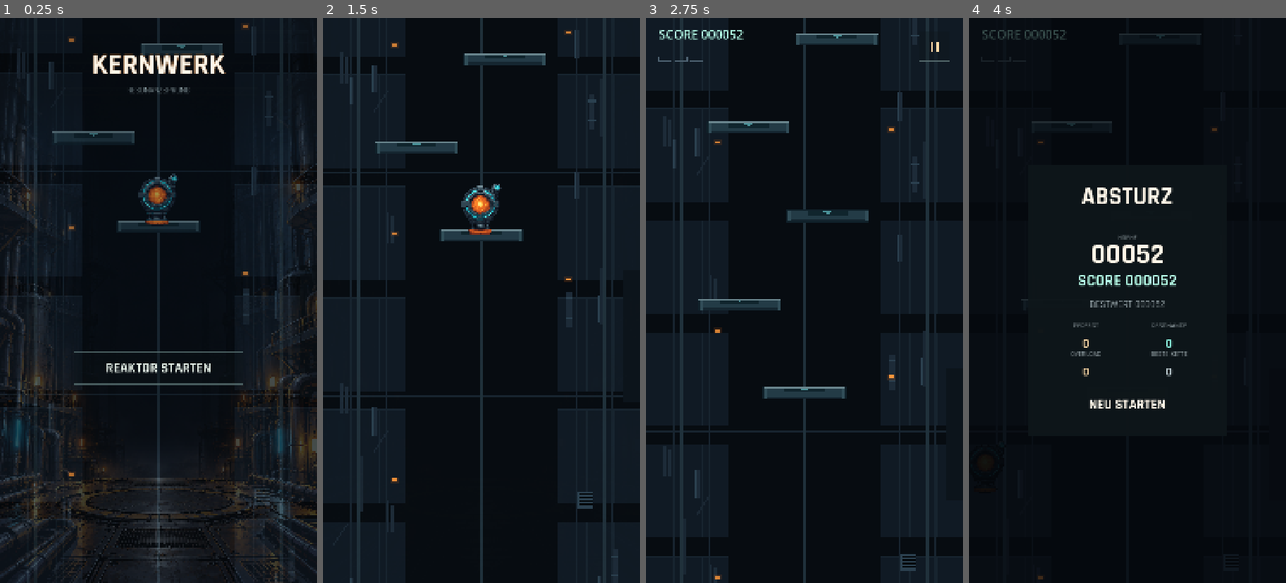
Above: before the commit, frames 1-4 (left to right).
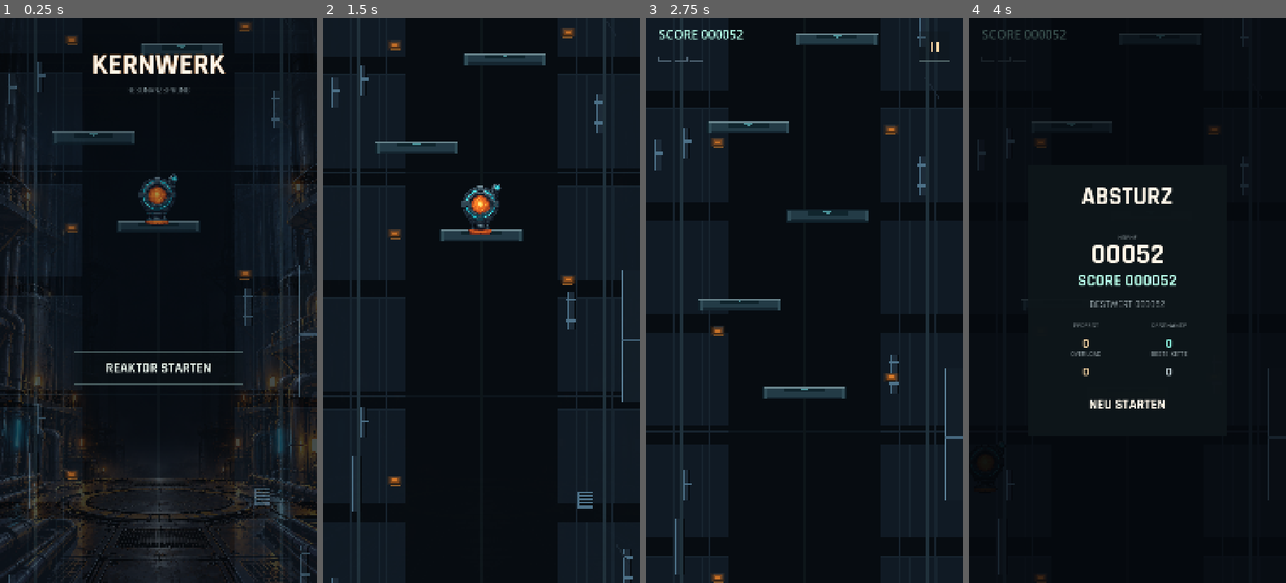
Above: after the commit, the same moments.

Repository: ScriptByFei/kernwerk-godot
Game: Godot game, scene res://scenes/game/game.tscn
Same seed, same stepped clock (60 frames per second), same inputs: the game is played once before the commit and once after it.
Inputs (mouse positions are in pixels of both pictures, inside the frame that each line leads up to):
- Up to frame 1 (0.25 s): no input
- Up to frame 2 (1.5 s): tap Enter at 0.5 s; move the mouse to (551, 272) at 0.52 s; hold D (move_right) 0.53-1.25 s; click (551, 272) at 0.67 s; drag from (418, 328) to (465, 413) at 1.27 s
- Up to frame 3 (2.75 s): move the mouse to (836, 176) at 2.02 s; hold A (move_left) from 2.03 s (still down)
- Up to frame 4 (4 s): release A (move_left) at 2.75 s; drag from (1111, 413) to (1032, 215) at 2.77 s; move the mouse to (1222, 385) at 3.52 s; hold D (move_right) from 3.53 s (still down)

The runs differ from the first frame. In frame 1, 1.2% of the frame differs, in the area x 2-100%, y 0-100%; in frame 2, 2.1%; in frame 3, 2.0%; in frame 4, 0.4%.

Commit message:
polish(jump): Reaktorschacht koerperlicher und ruhiger
Ueberarbeitung nach vier visuellen Abnahmerunden (pixel-builder/Astra).

Volumen statt Linien: Randtraeger und Rohre haben jetzt Koerper, eine
breite Lichtkante, Flansche und eine dunkle Seitenflaeche. Rohre von
14-18 auf 24-30 Weltpixel verdoppelt - darunter lesen sie sich auf dem
Telefon als Striche, nicht als Rohre. Die Flaechen bleiben dabei dunkel:
ein erster Versuch, sie aufzuhellen, hob den Mittelwert an die Referenz,
senkte aber den Kontrast Plattform/Hintergrund von 1.81:1 auf 1.45:1,
weil die Rohrfarbe fast die Luminanz des Plattformkoerpers hatte. Erst
die Spannweite aus dunkler Flaeche und heller Kante bringt Volumen, ohne
den Vordergrund zu verdecken.

Weniger Streifen: vier auf zwei Rohre je Kachel, Kabelkanal nur noch in
jeder zweiten, Streben nur noch in jeder dritten Kachel. Das adressiert
den bemaengelten "Strichcode-Eindruck" der Raender und senkt die
Zeichenlast von 618 auf 528 Primitive je Bild.

Wartungslichter beleuchten ihre Umgebung: jede Lampe sitzt auf einer
Metallplatte mit dreistufigem Lichtschein und beleuchteter Unterkante.
Vorher fiel der Schein auf die ferne Wand - dort ist keine Flaeche, denn
die Lampen haengen bei x=246/834, die Wandtraeger liegen bei 0-62 und
1018-1080.

Linien zurueckgenommen: die mittlere Schachtlinie liegt genau hinter dem
Reaktor und wirkte wie eine Fuehrungsschiene; sie ist jetzt auf 45 %
gedaempft (SHAFT_CENTER_DIM). Die waagerechten Wandfugen behalten an den
Raendern ihren Kontrast, treten in der Spielmitte aber zurueck.

Dabei behoben: die Randlaternen waren mit r=250 heller als der
Reaktorkern (r=235) - schon vor dieser Aenderung. LAMP_CORE von ff9a3c
auf d97b2a; der Hintergrund darf nie heller leuchten als der Spieler.

Gemessen: Kontrast Plattform/Hintergrund unveraendert 1.81:1,
Spitzlichter p99 von 70 auf 105 (Referenz 124). Gate PASS, 20 Suiten,
76 Randfall-Checks.

Diff:
--- a/scripts/game/game.gd
+++ b/scripts/game/game.gd
@@ -710,8 +710,19 @@
 	# nichts und laesst sich headless pruefen.
 	ShaftBackground.draw(self, visible_rect, zone_index, _background_time)
 	var shaft_color := JumpConfig.zone_color(JumpConfig.ZONE_SHAFT_COLORS, zone_height)
-	for shaft_x in [120.0, 540.0, 960.0]:
+	# Die MITTLERE Linie liegt exakt hinter dem Reaktor. In voller Staerke liest
+	# sie sich wie eine Fuehrungsschiene, an der der Kern haengt, und sie bleibt
+	# beim Zonenwechsel als einzige Kontur stehen. Deshalb deutlich schwaecher:
+	# sie gliedert die Flaeche, ohne die Spielbahn zu markieren. Die Randlinien
+	# behalten ihre Staerke — sie rahmen das Bild.
+	var center_shaft_color := Color(
+		shaft_color.r * JumpConfig.SHAFT_CENTER_DIM,
+		shaft_color.g * JumpConfig.SHAFT_CENTER_DIM,
+		shaft_color.b * JumpConfig.SHAFT_CENTER_DIM,
+		shaft_color.a)
+	for shaft_x in [120.0, 960.0]:
 		draw_line(Vector2(shaft_x, visible_rect.position.y), Vector2(shaft_x, visible_rect.end.y), shaft_color, 8.0)
+	draw_line(Vector2(540.0, visible_rect.position.y), Vector2(540.0, visible_rect.end.y), center_shaft_color, 8.0)
 	if _phase == Phase.PLAYING:
 		# HUD liegt in einer eigenen CanvasLayer (ResonanceHud), damit
 		# vorbeiziehende Plattformen den Text nicht ueberdecken.
--- a/scripts/jump/jump_config.gd
+++ b/scripts/jump/jump_config.gd
@@ -124,6 +124,11 @@
 	Color("191321"),
 	Color("1b1919"),
 ]
+## Daempfung der mittleren Schachtlinie. Sie laeuft hinter dem Spieler; in
+## voller Staerke wirkt sie wie eine Fuehrungsschiene und markiert die
+## Sprungbahn. 0.45 haelt sie als Gliederung lesbar, nimmt ihr aber die
+## Dominanz (Astras Hinweis: "technische Hilfslinie").
+const SHAFT_CENTER_DIM := 0.45
 const ZONE_SHAFT_COLORS := [
 	Color("20313b"),
 	Color("244047"),
--- a/scripts/jump/shaft_background.gd
+++ b/scripts/jump/shaft_background.gd
@@ -45,17 +45,40 @@
 # --- Farben ---------------------------------------------------------------
 # Alle Werte deutlich dunkler als Plattformen (233b46) und Resonanzband
 # (315c65), damit der Vordergrund in jedem Fall lesbar bleibt.
+## Volumen statt Helligkeit (13.09.2026).
+##
+## Erster Versuch war, die FLAECHEN aufzuhellen (Paneele 16242f, Rohre 26394a).
+## Ergebnis: Mittelwert 19,5 -> 23,5 nahe an der Referenz (26,3), ABER der
+## Kontrast Plattform/Hintergrund fiel von 1,81:1 auf 1,45:1. Ursache gemessen:
+## MID_PIPE 26394a hat fast genau die Luminanz des Plattformkoerpers 233b46 —
+## Hintergrund und Vordergrund verschmolzen. Genau davor hatte die Abnahme
+## gewarnt ("Plattformen verwenden dieselbe blaugraue Farbfamilie").
+##
+## Richtig ist die SPANNWEITE: dunkle Flaechen, deutlich helle Kanten. Das
+## erzeugt Volumen (Astras Punkt 1) und haelt den Vordergrund frei. Die Kanten
+## liegen deshalb bei 4d7188/46677e, die Flaechen bleiben bei 1d2b38/101a24.
+## Faustregel: Hintergrund nie in die Farbfamilie des Vordergrunds aufhellen.
 const FAR_WALL := Color("070c11")
 const FAR_PANEL := Color("101a24")
 const FAR_SEAM := Color("17242f")
 const MID_PIPE := Color("1d2b38")
-const MID_PIPE_EDGE := Color("2b404f")
+const MID_PIPE_EDGE := Color("4d7188")
 const MID_TRUSS := Color("1a2733")
-const NEAR_BEAM := Color("0c141b")
-const NEAR_EDGE := Color("263644")
+const NEAR_BEAM := Color("101a24")
+const NEAR_EDGE := Color("46677e")
+## Helle Metallkante: fängt das Licht der Wartungslampen ein. Ohne sie bleibt
+## jedes Bauteil eine Flaeche ohne Materialitaet.
+const NEAR_HIGHLIGHT := Color("5d8299")
+## Warmes Licht auf der Wand. Wird NUR als duenne Schicht ueber bestehende
+## Bauteile gelegt, nie als eigene Flaeche — sonst leuchtet der Schacht.
+const LAMP_WASH := Color("a85a1c")
 const VENT_SLOT := Color("04080b")
-const LAMP_CORE := Color("ff9a3c")
-const LAMP_GLOW := Color("c25f1c")
+## Helligkeit der Randlaterne gedeckelt. Vorher stand sie auf ff9a3c (r=255)
+## und war damit HELLER als der Reaktorkern (r=235) — nachgemessen im Bild:
+## Randlaterne r=250 gegen Kern r=235. Der Hintergrund darf nicht heller
+## leuchten als der Spieler. Jetzt bleibt der Kern der hellste warme Punkt.
+const LAMP_CORE := Color("d97b2a")
+const LAMP_GLOW := Color("9c4c16")
 const STEAM := Color("8fa4ad")
 
 ## Parallaxfaktor einer Ebene.
@@ -227,10 +250,17 @@
 	# einen Schacht aus uebereinanderliegenden Segmenten. Bewusst VOLLE Breite —
 	# eine Fuge ist keine gesetzte Einzelheit, sondern die Segmentkante der Wand;
 	# endete sie an der Ruhezone, entstuende dort ein Loch.
+	var seam_quiet := _fade(Color("0d151c"), alpha)
 	for offset in range(count):
 		var index := first + offset
 		var top := tile_world_y(layer, cam_y, index)
-		canvas.draw_rect(Rect2(0.0, top, width, 4.0), seam, true)
+		# Die Fuge laeuft weiterhin ueber die volle Breite (sonst entstuende ein
+		# Loch), aber in der ruhigen Mitte mit geringerem Kontrast. Eine Fuge mit
+		# identischem Kontrast quer durch die Spielbahn erzeugt den Gitter-
+		# charakter, den die Abnahme bemaengelt hat.
+		canvas.draw_rect(Rect2(0.0, top, width * 0.5 - QUIET_HALF_WIDTH, 4.0), seam, true)
+		canvas.draw_rect(Rect2(width * 0.5 - QUIET_HALF_WIDTH, top, QUIET_HALF_WIDTH * 2.0, 4.0), seam_quiet, true)
+		canvas.draw_rect(Rect2(width * 0.5 + QUIET_HALF_WIDTH, top, width * 0.5 - QUIET_HALF_WIDTH, 4.0), seam, true)
 
 ## Mittlere Technik: Rohre, Kabelkanaele, Streben. Nur links und rechts.
 static func _draw_mid_layer(canvas: CanvasItem, visible_rect: Rect2, width: float, alpha: float, time: float) -> void:
@@ -242,29 +272,39 @@
 	for offset in range(count):
 		var index := first + offset
 		var top := tile_world_y(layer, cam_y, index)
-		for slot in range(4):
+		# Nur ZWEI Rohre je Kachel statt vier. Die Abnahme hat den "Strichcode-
+		# Eindruck" der Raender bemaengelt: zu viele parallele Einzelstriche.
+		# Wenige, breite Koerper lesen sich als Maschinenbau, viele schmale als
+		# Linienplan. Die eingesparten Zeichenaufrufe gehen in die Breite.
+		for slot in range(2):
 			var pick := tile_pick(layer, index, slot, 3)
-			var side := -1.0 if slot % 2 == 0 else 1.0
-			var x := width * 0.5 + side * (QUIET_HALF_WIDTH + 26.0 + float(pick) * 78.0 + float(slot) * 13.0)
+			var side := -1.0 if slot == 0 else 1.0
+			var x := width * 0.5 + side * (QUIET_HALF_WIDTH + 46.0 + float(pick) * 96.0)
 			if not detail_allowed(x, width):
 				continue
 			var y := top + tile_value(layer, index, slot) * tile
 			if y + 90.0 < visible_rect.position.y or y > visible_rect.end.y:
 				continue
 			_draw_pipe(canvas, x, y, slot, alpha)
-		# Kabelkanal: eine laengere Linie mit Sicken, je Kachel eine.
-		var channel_x := width * 0.5 - (QUIET_HALF_WIDTH + 150.0) if tile_pick(layer, index, 9, 2) == 0 else width * 0.5 + QUIET_HALF_WIDTH + 150.0
-		if detail_allowed(channel_x, width):
-			canvas.draw_rect(Rect2(channel_x - 9.0, top + 40.0, 18.0, tile * 0.30), _fade(MID_TRUSS, alpha), true)
-			canvas.draw_rect(Rect2(channel_x - 9.0, top + 40.0, 2.0, tile * 0.30), _fade(MID_PIPE_EDGE, alpha), true)
+		# Kabelkanal: nur in jeder ZWEITEN Kachel und als breiterer Kasten mit
+		# eigener Schattenseite statt als Linie mit Sicke.
+		if tile_pick(layer, index, 9, 2) == 0:
+			var channel_x := width * 0.5 - (QUIET_HALF_WIDTH + 168.0) if tile_pick(layer, index, 10, 2) == 0 else width * 0.5 + QUIET_HALF_WIDTH + 168.0
+			if detail_allowed(channel_x, width):
+				var ch_h := tile * 0.30
+				canvas.draw_rect(Rect2(channel_x - 16.0, top + 40.0, 32.0, ch_h), _fade(MID_TRUSS, alpha), true)
+				canvas.draw_rect(Rect2(channel_x + 11.0, top + 40.0, 8.0, ch_h), _fade(Color("05090d"), alpha), true)
+				canvas.draw_rect(Rect2(channel_x - 16.0, top + 40.0, 5.0, ch_h), _fade(MID_PIPE_EDGE, alpha), true)
 		# Streben: kurze diagonale Verstrebungen an den Raendern. Nur eine je
 		# Kachel — mehr waere auf dem Telefon ohnehin kaum unterscheidbar.
-		for brace in range(1):
-			var brace_side := -1.0 if brace == 0 else 1.0
-			var bx := width * 0.5 + brace_side * (QUIET_HALF_WIDTH + 60.0 + float(tile_pick(layer, index, brace, 4)) * 46.0)
+		# Streben nur noch in jeder dritten Kachel: sie waren der zweite
+		# Streifenrhythmus neben den Rohren.
+		if tile_pick(layer, index, 25, 3) == 0:
+			var brace_side := -1.0 if tile_pick(layer, index, 26, 2) == 0 else 1.0
+			var bx := width * 0.5 + brace_side * (QUIET_HALF_WIDTH + 60.0 + float(tile_pick(layer, index, 0, 4)) * 46.0)
 			if not detail_allowed(bx, width):
 				continue
-			var by := top + tile_value(layer, index, brace + 20) * tile
+			var by := top + tile_value(layer, index, 21) * tile
 			if by + 70.0 < visible_rect.position.y or by > visible_rect.end.y:
 				continue
 			canvas.draw_line(Vector2(bx, by), Vector2(bx + brace_side * 46.0, by + 70.0), _fade(MID_TRUSS, alpha), 5.0)
@@ -283,17 +323,38 @@
 static func _draw_pipe(canvas: CanvasItem, x: float, y: float, variant: int, alpha: float) -> void:
 	var body := _fade(MID_PIPE, alpha)
 	var edge := _fade(MID_PIPE_EDGE, alpha)
+	var lit := _fade(MID_PIPE_EDGE, alpha)
+	var shadow := _fade(Color("05090d"), alpha)
+	# Rohre deutlich dicker (13.09.2026): vorher 14-18 Weltpixel = 5,6-7,2
+	# Geraetepixel. Auf dem Telefon lasen sie sich als duenne Linien, nicht als
+	# Rohre (Astras Befund "Strichcode-Eindruck"). Jetzt 24-30 Weltpixel =
+	# 9,6-11,9 Geraetepixel; damit bleibt Platz fuer Koerper, Lichtkante und
+	# Schlagschatten nebeneinander.
+	#
+	# Aufbau je Rohr von links nach rechts: Koerper, breite Lichtkante,
+	# Flansch/Verbindung, dunkler Schlagschatten. Die Lichtkante liegt bei
+	# 7 Weltpixeln (2,8 Geraetepixel) — schmaler waere sie unsichtbar.
+	var lit_w := 7.0
+	var shade_w := 5.0
 	match variant % 3:
 		0:
-			canvas.draw_rect(Rect2(x - 7.0, y, 14.0, 96.0), body, true)
-			canvas.draw_rect(Rect2(x - 7.0, y, 4.0, 96.0), edge, true)
+			canvas.draw_rect(Rect2(x - 12.0, y, 24.0, 104.0), body, true)
+			canvas.draw_rect(Rect2(x - 12.0, y, lit_w, 104.0), lit, true)
+			canvas.draw_rect(Rect2(x + 7.0, y, shade_w, 104.0), shadow, true)
+			# Flansch in der Mitte: unterbricht die Senkrechte.
+			canvas.draw_rect(Rect2(x - 16.0, y + 44.0, 32.0, 8.0), lit, true)
 		1:
-			canvas.draw_rect(Rect2(x - 9.0, y, 18.0, 120.0), body, true)
-			canvas.draw_rect(Rect2(x - 13.0, y + 18.0, 26.0, 6.0), edge, true)
-			canvas.draw_rect(Rect2(x - 13.0, y + 86.0, 26.0, 6.0), edge, true)
+			canvas.draw_rect(Rect2(x - 14.0, y, 28.0, 128.0), body, true)
+			canvas.draw_rect(Rect2(x - 14.0, y, lit_w, 128.0), lit, true)
+			canvas.draw_rect(Rect2(x + 9.0, y, shade_w, 128.0), shadow, true)
+			canvas.draw_rect(Rect2(x - 18.0, y + 22.0, 36.0, 8.0), lit, true)
+			canvas.draw_rect(Rect2(x - 18.0, y + 92.0, 36.0, 8.0), lit, true)
 		_:
-			canvas.draw_rect(Rect2(x - 12.0, y, 9.0, 104.0), body, true)
-			canvas.draw_rect(Rect2(x + 3.0, y + 12.0, 9.0, 92.0), body, true)
+			canvas.draw_rect(Rect2(x - 18.0, y, 15.0, 108.0), body, true)
+			canvas.draw_rect(Rect2(x - 18.0, y, lit_w, 108.0), lit, true)
+			canvas.draw_rect(Rect2(x + 4.0, y + 14.0, 14.0, 94.0), body, true)
+			canvas.draw_rect(Rect2(x + 4.0, y + 14.0, lit_w, 94.0), lit, true)
+			canvas.draw_rect(Rect2(x + 13.0, y + 14.0, shade_w, 94.0), shadow, true)
 
 ## Nahe Konstruktionen: wenige, kraeftige Balken und Stege am aeussersten Rand.
 ## Bewusst sparsam — diese Ebene ist die staerkste und darf nicht ueberwiegen.
@@ -308,13 +369,29 @@
 	for offset in range(count):
 		var index := first + offset
 		var top := tile_world_y(layer, cam_y, index)
-		# Ein Randtraeger je Seite, nicht in jeder Kachel — sonst wird es voll.
+		# Randtraeger als VOLUMEN, nicht als Linie. Aufbau von hinten nach vorn:
+		# dunkle Rueckwand -> Traegerkoerper -> dunkle Seitenflaeche -> Lichtkante.
+		# Die Lichtkante sitzt auf der dem Schacht zugewandten Seite, damit alle
+		# Traeger aus derselben Richtung beleuchtet wirken.
 		if tile_pick(layer, index, 0, 3) == 0:
-			canvas.draw_rect(Rect2(0.0, top, 54.0, tile * 0.55), beam, true)
-			canvas.draw_rect(Rect2(52.0, top, 2.0, tile * 0.55), edge, true)
+			var left_h := tile * 0.55
+			canvas.draw_rect(Rect2(0.0, top, 62.0, left_h), beam, true)
+			canvas.draw_rect(Rect2(0.0, top, 46.0, left_h), _fade(Color("131e28"), alpha), true)
+			canvas.draw_rect(Rect2(46.0, top, 4.0, left_h), edge, true)
+			# 6 Weltpixel = 2,4 Geraetepixel. Bei 4 px waere die Kante auf dem
+			# Telefon unter 2 px und damit kein sichtbares Volumen.
+			canvas.draw_rect(Rect2(56.0, top, 6.0, left_h), _fade(NEAR_HIGHLIGHT, alpha), true)
+			# Querriegel: unterbricht die Senkrechte und laesst den Traeger
+			# konstruiert statt gezeichnet wirken.
+			canvas.draw_rect(Rect2(0.0, top + left_h * 0.42, 62.0, 7.0), edge, true)
 		if tile_pick(layer, index, 1, 3) == 1:
-			canvas.draw_rect(Rect2(width - 58.0, top + tile * 0.25, 58.0, tile * 0.5), beam, true)
-			canvas.draw_rect(Rect2(width - 58.0, top + tile * 0.25, 2.0, tile * 0.5), edge, true)
+			var ry := top + tile * 0.25
+			var right_h := tile * 0.5
+			canvas.draw_rect(Rect2(width - 66.0, ry, 66.0, right_h), beam, true)
+			canvas.draw_rect(Rect2(width - 50.0, ry, 50.0, right_h), _fade(Color("131e28"), alpha), true)
+			canvas.draw_rect(Rect2(width - 54.0, ry, 4.0, right_h), edge, true)
+			canvas.draw_rect(Rect2(width - 62.0, ry, 6.0, right_h), _fade(NEAR_HIGHLIGHT, alpha), true)
+			canvas.draw_rect(Rect2(width - 66.0, ry + right_h * 0.52, 66.0, 7.0), edge, true)
 		# Wartungssteg: schmale waagerechte Platte mit Gelaenderlinie.
 		if tile_pick(layer, index, 2, 4) == 0:
 			var side := -1.0 if tile_pick(layer, index, 3, 2) == 0 else 1.0
@@ -375,10 +452,36 @@
 	var flicker := 0.88 + 0.12 * sin(phase * 0.7)
 	var core := _fade(LAMP_CORE, alpha * flicker)
 	var glow := _fade(LAMP_GLOW, alpha * 0.20 * flicker)
+	# Die Lampe sitzt auf einem Halter, und ihr Licht faellt auf DIESEN Halter.
+	#
+	# Vorher lag der Schein als weicher Fleck auf der fernen Wand — dort ist
+	# keine Flaeche, also las er sich nicht als Licht auf Material (Astras
+	# Befund: "orange Leuchtmarkierungen statt raeumlich wirksamer
+	# Lichtquellen"). Die Lampen haengen an x=246/834, die Wandtraeger liegen
+	# bei 0-62 und 1018-1080 — es gab schlicht nichts, worauf das Licht fallen
+	# konnte. Deshalb bringt die Lampe ihren Halter jetzt mit:
+	# Metallplatte -> dunkle Unterseite -> warme Lichtflaeche in drei Stufen
+	# -> helle Metallkante unter dem Licht.
+	var plate_w := 34.0
+	var plate_h := 30.0
+	canvas.draw_rect(Rect2(x - plate_w * 0.5, y - plate_h * 0.5, plate_w, plate_h), _fade(MID_TRUSS, alpha), true)
+	canvas.draw_rect(Rect2(x - plate_w * 0.5, y + plate_h * 0.18, plate_w, plate_h * 0.32), _fade(Color("05090d"), alpha * 0.8), true)
+	# Lichtflaeche in drei Stufen: nah an der Lampe kraeftig, weiter aussen
+	# schwach. Das ist die Abstufung, die "Licht auf Metall" lesbar macht.
+	var wash_1 := _fade(LAMP_WASH, alpha * 0.55 * flicker)
+	var wash_2 := _fade(LAMP_WASH, alpha * 0.30 * flicker)
+	var wash_3 := _fade(LAMP_WASH, alpha * 0.14 * flicker)
+	canvas.draw_rect(Rect2(x - 26.0, y - 15.0, 52.0, 30.0), wash_3, true)
+	canvas.draw_rect(Rect2(x - 20.0, y - 12.0, 40.0, 24.0), wash_2, true)
+	canvas.draw_rect(Rect2(x - 14.0, y - 8.0, 28.0, 16.0), wash_1, true)
 	# Glut ZUERST, Kern danach: sonst deckt die Glut den hellen Kern zu und die
 	# Lampe wirkt wie ein matschiger Fleck statt wie eine Lichtquelle.
 	canvas.draw_rect(Rect2(x - 14.0, y - 9.0, 28.0, 18.0), glow, true)
 	canvas.draw_rect(Rect2(x - 9.0, y - 5.0, 18.0, 10.0), core, true)
+	# Helle Metallkante unter dem Licht: sie faengt den Schein ein und gibt dem
+	# Halter eine beleuchtete Oberkante. Mindestens 4 Weltpixel = 1,6
+	# Geraetepixel, sonst ist die Kante auf dem Telefon nicht vorhanden.
+	canvas.draw_rect(Rect2(x - 17.0, y + 14.0, 34.0, 5.0), _fade(Color("c67a2e"), alpha * 0.75 * flicker), true)
 
 ## Dampfschwade: wenige, weiche Kreise. Reine Funktion der Zeit, kein Zustand.
 static func draw_steam(canvas: CanvasItem, x: float, y: float, phase: float, alpha: float) -> void:
